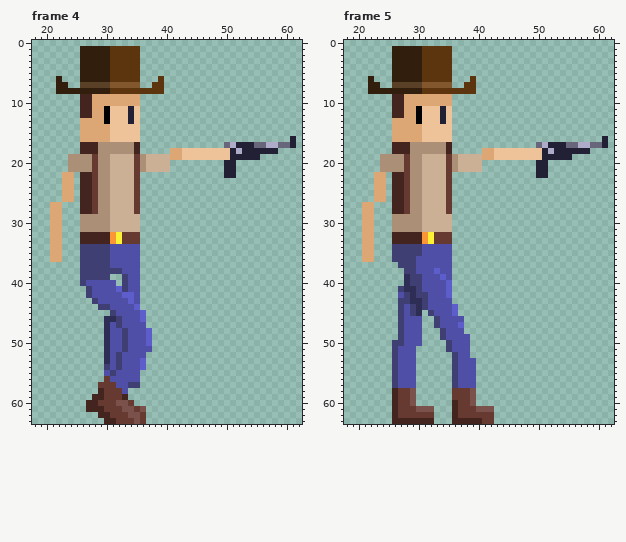
Two versions of one pixel-art file, Art/Raw Files/cowboyANIM-0072.aseprite. Above, as it was before the edit.
64x64 pixels, 5 frames. Shown: frame 4: x 18..62, y 0..63; frame 5: x 18..62, y 0..63. The commit also changed other frames, which this record leaves out.
After:
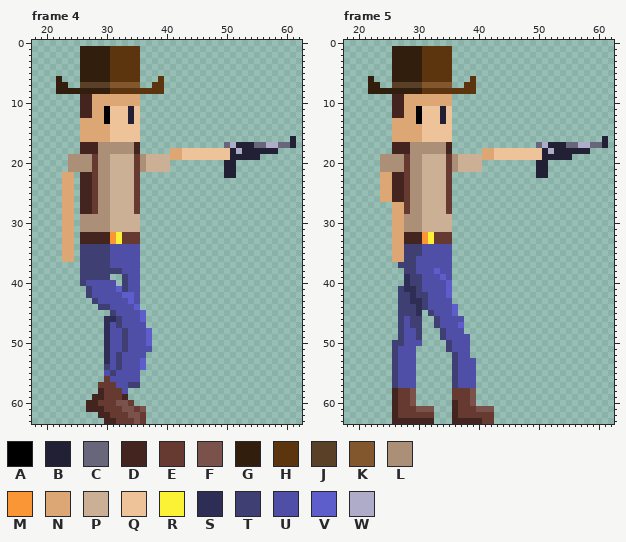
Palette (. is transparent): A #000000  B #222034  C #68667a  D #44241e  E #663931  F #7a524b  G #311e0c  H #5c350f  J #5a4026  K #82572d  L #ab9077  M #fb9636  N #dca775  P #cbb095  Q #eec39a  R #fbf236  S #2d2d56  T #3f3f74  U #4f4fa8  V #5d5dcb  W #afacc9
Difference:
Changed rows in their new state; - is an unchanged pixel.
Frame 4:
first column x 21:
27 ..NN
28 ..NN
29 ..NN
30 ..NN
31 ..NN
32 ..NN
33 ..NN
34 ..NN
35 ..NN
36 ..NN
Frame 5:
first column x 21:
22 --.-N--
23 --.-N--
24 --.-N--
25 --.-N--
26 --.-N--
27 ..---NN
28 ..---NN
29 ..---NN
30 ..---NN
31 ..---NN
32 ..---NN
33 ..---NN
34 ..---NN
35 ..---NN
36 ..---NN
first column x 27:
42 T---
44 -T--
45 -T--
46 --TT
47 --TT
48 ---T
49 ---T
Pixel boxes of the changes (left, top, right, bottom) in both pictures:
changed: (50, 202, 74, 262)
changed: (362, 172, 404, 262)
changed: (398, 292, 422, 340)
